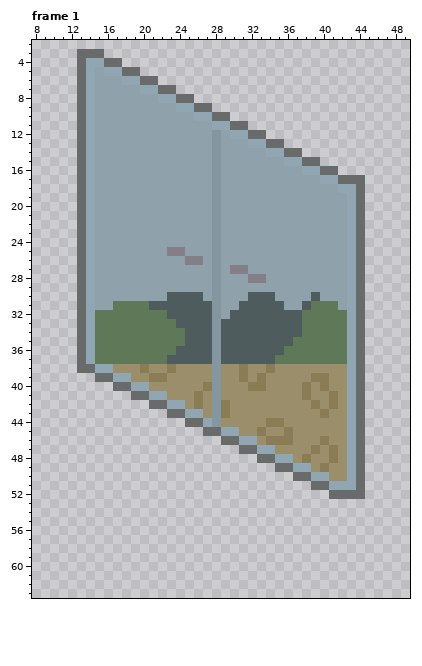
Pixel-art file: Assets/Sprites/closed entrance.aseprite. Above: the version before the commit.
64x64 pixels, 1 frame. Shown: frame 1: x 8..49, y 2..63. The commit also changed other frames, which this record leaves out.
The same view after the edit:
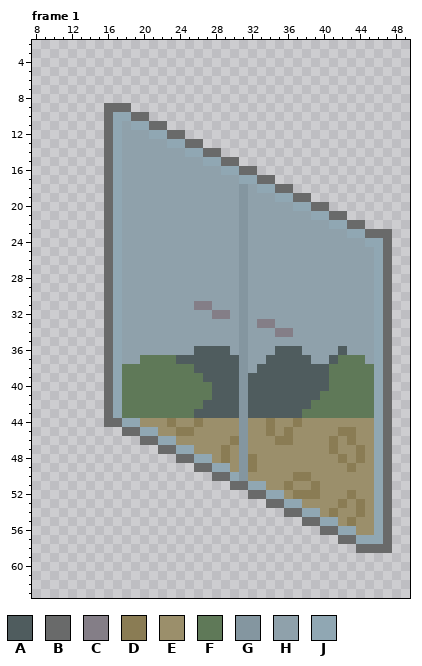
Palette (. is transparent): A #4f5c5e  B #696a6a  C #847e87  D #8a7c54  E #9b8f6b  F #5f7958  G #8496a0  H #8fa1ab  J #90a7b3
Diff:
Changed rows in their new state; - is an unchanged pixel.
Frame 1:
first column x 13:
 3 ...--------------------------------
 4 .....------------------------------
 5 .......----------------------------
 6 .........--------------------------
 7 ...........------------------------
 8 .............----------------------
 9 ...BBB.........--------------------
10 ...BJJBB.........------------------
11 ...BJ-JJBB.........----------------
12 ...BJ---JJBB.........--------------
13 ...BJ-----JJBB.........------------
14 ...BJ-------JJBB.........----------
15 ...BJ---------JJBB.........--------
16 ...BJ----------HJJBB.........------
17 ...BJ----------H--JJBB..........---
18 ...BJ----------H--G-JJBB........---
19 ...BJ----------H--G---JJBB......---
20 ...BJ----------H--G-----JJBB....---
21 ...BJ----------H--G-------JJBB..---
22 ...BJ----------H--G---------JJB----
23 ...BJ----------H--G------------JBBB
24 ...BJ----------H--G-----------HHJJB
25 ...BJ-----HH---H--G-----------HHHJB
26 ...BJ-------HH-H--G-----------HHHJB
27 ...BJ----------H-HG-----------HHHJB
28 ...BJ----------H--GHH---------HHHJB
29 ...BJ----------H--G-----------HHHJB
30 ...BJ-----HHHH-H--GHHH----H---HHHJB
31 ...BJHHHHHHHHCCH--GHHHH--HHHH-HHHJB
32 ...BJHHHHHHHHHHCCHGHHHHHHHHHHHHHHJB
33 ...BJHHHHHHHHHHHHHGHCCHHHHHHHHHHHJB
34 ...BJHHHHHHHHHHHHHGHHHCCHHHHHHHHHJB
35 ...BJHHHHHHHHHHHHHGHHHHHHHHHHHHHHJB
36 ...BJHHHHHHHH--A-HGHHH-AAHHHHAHHHJB
37 ...BJHH---F----A--GHH-AAAAHHA-FFHJB
38 ...BJFFFFFFFFAAAAAGHAAAAAAAAFFFFFJB
39 --.--FFFFFFFFFAAAAGAAAAAAAAAFFFFFJB
40 ---BJFFFFFFFFFFAAAGAAAAAAAAAFFFFFJB
41 ---BJFFFFFFFFFFAAAGAAAAAAAAFFFFFFJB
42 ---BJFFFFFFFFFAAAAGAAAAAAAFFFFFFFJB
43 ---BJFFFFFFFFAAAAAGAAAAAAFFFFFFFFJB
44 ---BBJJEEEDEEDEE--G---E-D-----EEEJB
45 -----BBJJEEDDEEEEEG-ED-------DDEEJB
46 -------BBJJEEEEEEDGE-E-----ED-DEEJB
47 ---------BBJJEEEDEGEEE----E---EDEJB
48 -----------BBJJEDEGDEEEE-E--EDEDEJB
49 -------------BBJJEGDEEEEEE-E--DEEJB
50 ---------------BBJGEEEEEDDEE--EEEJB
51 -----------------BBJJEEDEEDEEEEEEJB
52 -------------------BBJJEDDDEEEDEEJB
53 ---------------------BBJJEEEEDEDEJB
54 -----------------------BBJJEDEEDEJB
55 -------------------------BBJJEDEEJB
56 ---------------------------BBJJEEJB
57 -----------------------------BBJJJB
58 -------------------------------BBBB
Boxes around the changes in both pictures, in picture pixels (x1, y1, x2, y2):
changed: (77, 49, 392, 553)
